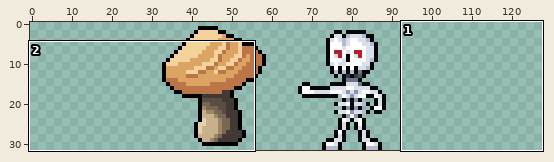
File history of a sprite sheet, assets/creatures.png. Above: a wide view before the commit, with the close-up outlined.
Close-up. Before the edit:
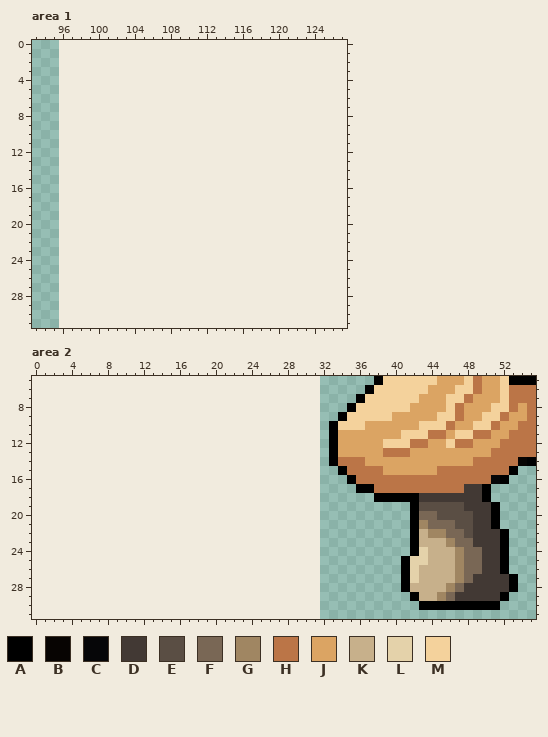
The file is 64x32 pixels. Colours within 5 levels of each other are drawn and written as one. Shown: area 1: x 93..127, y 0..31; area 2: x 0..55, y 5..31. The old version is drawn lined up with the new one, on the new canvas.
Palette (. is transparent): A #000000  B #070402  C #060608  D #423934  E #5a4e44  F #796755  G #a08662  H #bb7547  J #dba463  K #c7b08b  L #e4d2aa  M #f4d29c
Pixels before, area 2, first column x 33:
 5 .....AMMMMMMJJJMHJJMAAA
 6 ....AMMMMMMJJJMMHJJMHHH
 7 ...AMMMMMMJJJMMHJJJMHHH
 8 ..AMMMMMMJJJJMHJJJMMHJH
 9 .AMMMMMJJJJJMMHJJMMHJJH
10 AMMMJJJJJJMMMHJJMMHJJHH
11 AJJJJJJJMMMHHJMMHHJJHHH
12 AJJJJJMMMHHJJMHHJJJHHHH
13 AJJJJJHHHJJJJJJJJJHHHHH
14 AHHHJJJJJJJJJJJJHHHHHBA
15 .AHHHHJJJJJJHHHHHHHHA..
16 ..AHHHHHHHHHHHHHHHCA...
17 ...AAHHHHHHHHHHDDA.....
18 .....AAAAADDDDDDDA.....
19 .........AEEEEEDDDA....
20 .........AFFEEEEDDA....
21 .........AGFFFEEDDA....
22 .........AKGGFFEDDDA...
23 .........AKKKGFFDDDA...
24 .........ALKKKGFFDDA...
25 ........ALLKKKGFFDDA...
26 ........ALKKKKGFFDDA...
27 ........ALKKKKGFDDDDA..
28 ........AKKKKGFDDDDDA..
29 .........AKKGFDDDDDA...
30 ..........AAAAAAAAA....
The result:
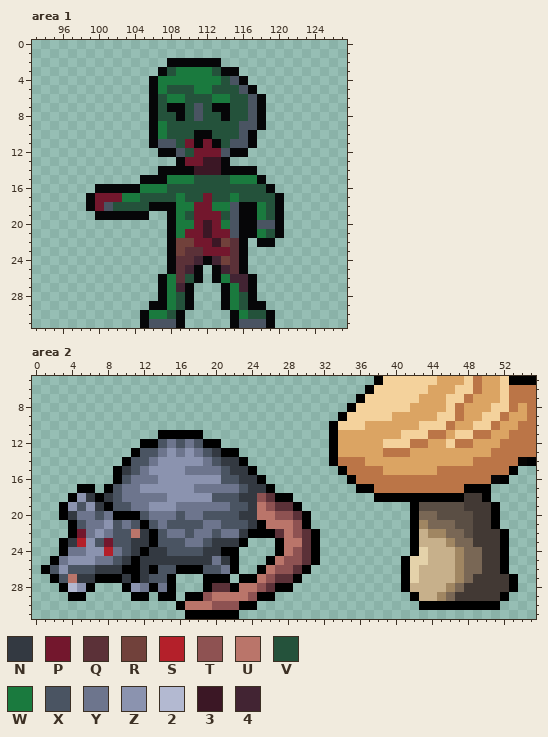
Colours new in this view: N #333941  P #73172d  Q #5b3138  R #71413b  S #b4202a  T #8e5252  U #ba756a  V #24523b  W #1a7a3e  X #4a5462  Y #6d758d  Z #8b93af  2 #b3b9d1  3 #3b1725  4 #422433
Edits made:
canvas 64x32 -> 128x32, the old top-left corner now at 32,0
Changed rows in their new state; - is an unchanged pixel.
Area 1:
first column x 99:
 2 ---------CCCCCC-------
 3 --------CVWWWWVCC-----
 4 -------CWWWWWWWVXC----
 5 -------CWVVVWWVVVXC---
 6 -------CVWWVVVWWVVXC--
 7 -------CVCCVXVCCVVXC--
 8 -------CVVCVXVVCVVXC--
 9 -------CWVVVVVVVVXXC--
10 -------CWVVVCCVVVXC---
11 -------CXXVPCPCVXXC---
12 --------CCXVPPPXCC----
13 ----------CPP33C------
14 --------CCCC333CCCC---
15 ------CCCWWWVVVVWWWC--
16 -CCCCCWWWVVVVVVVVVVVC-
17 CPPPWWVVVVWVVPVVWVVVVC
18 CPXVVVVCCCWWPPWWXCCWVC
19 -CCCCCC--CWVPPPVXCCWVC
20 ---------CWWP3PWXCCXXC
21 ---------CWPP3PPXCCWVC
22 ---------CRRPP3RQC-CC-
23 ---------CRQQPPPQC----
24 ---------CQQ4C4RQC----
25 ---------CQ4C-C4QC----
26 --------CWQVC-CW44C---
27 --------CW4C---CW4C---
28 --------CWVC---CWVC---
29 -------CCWVC---CWVCC--
30 ------CWWVC-----CWVVC-
31 ------CXXXC-----CXXXC-
Area 2:
first column x 1:
11 -------------AAAAA-------------------------------
12 -----------AAXYXYXAA-----------------------------
13 ----------AXXYZYZYXNAA---------------------------
14 ---------AXXYZZZZZYXNNA--------------------------
15 --------ANXYZZZZYYYYXNNA-------------------------
16 --------AXYYYZZZZZZZXXNNA------------------------
17 ----AA-AXYYZZZZZZYYYYYXNNA---------------------AA
18 ---AZNANXYYYYYZZZZZXXXNNTQAA--------------AAAAA--
19 --AZXZNAXXYYZZZYYYYYYXXNUTQQA--------------------
20 --ANYYXYAAAXYYYXYYXXXXNNUUTTQA-------------------
21 ---AXYYZXYXAXYXXXXYYXXXNAUUUTA-------------------
22 ---APYZYXXUNAXYYXYYXYYNAAAQUTQA------------------
23 --ANSZXPXXNNAXXXYYXNNNA---AUUQA------------------
24 --AYYZZSYXNANNXXXXNNAA----AUTQA------------------
25 -AYZZZYYXNANNNNNNNNYNA---AUTTQA------------------
26 AXZXXXNNNAANAXXAAAXXYA--AUTTQA-------------------
27 -AXUNNAAANANXXA---AAA-AAUTQQA--------------------
28 --A2ZA---AZYAYA---AQQAUUTQAA---------------------
29 ---AA-----AA-AA-AATUUUUTAA-----------------------
30 ---------------AUUUTTTAA-------------------------
31 ----------------AAAAAA---------------------------
